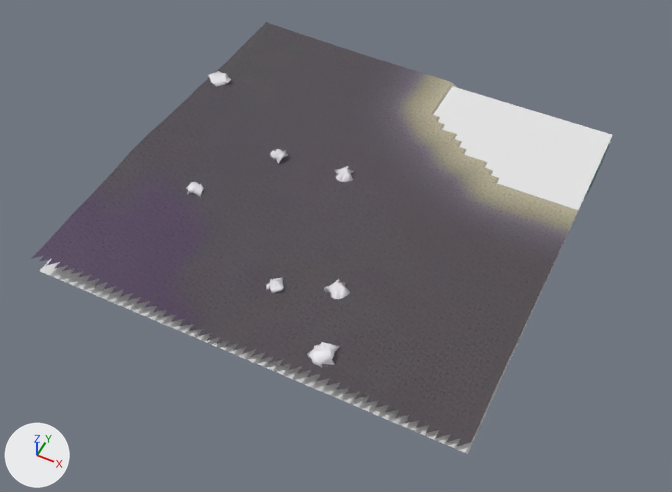
One commit to the glTF model eloria-assets/maps/continent-v2/saltsound/client/chunks/08_11/world.glb: the scene before it, then after it.
Camera for both pictures: a 50 mm camera at (-87.7, -190.4, 149.5) aimed at (-149.8, -66.2, -5.8). Lighting does not change. The marker at lower left points along +X, +Y and +Z. The picture after the commit comes second. Where no turn or scale is listed for an object, it has been applied to the vertices. Vertices at exactly the same position are counted once.

Names of what the first picture shows: 'AuthoredGround_saltsoundBase_saltsound_08_11', 'Crystal_Outcrop_13__amethyst_storm_rock', 'Terrain_saltsound_08_11', 'Water_saltsound_08_11' and 6 more.
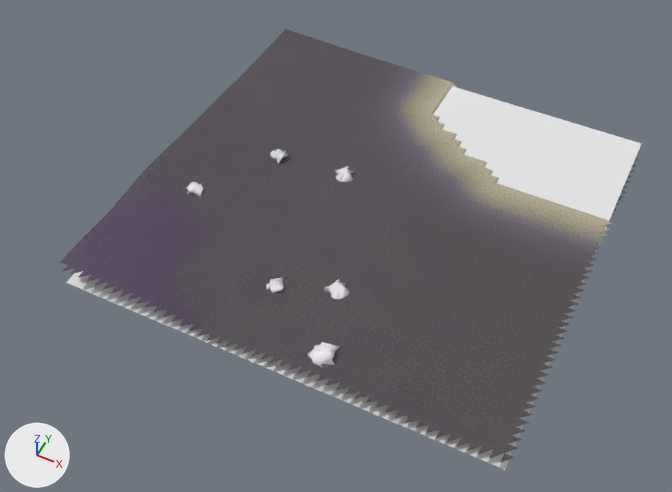
Diff of the bpy script that builds the scene:
```diff
--- a/eloria-assets/maps/continent-v2/saltsound/client/chunks/08_11/world.glb.py
+++ b/eloria-assets/maps/continent-v2/saltsound/client/chunks/08_11/world.glb.py
@@ me_terrain_saltsound_08_11 @@
 # used by ob_terrain_saltsound_08_11; location = (-2059.0, 6521.0, 0.0)
-me_terrain_saltsound_08_11.from_pydata(...)  # 2401 vertices, 4608 faces; spans x 1859.0..1955.0, y -6625.0..-6529.0, z -4.1..5.4
+me_terrain_saltsound_08_11.from_pydata(...)  # 2401 vertices, 4608 faces; spans x 1865.0..1961.0, y -6625.0..-6529.0, z -4.4..5.3
+# me_terrain_saltsound_08_11 part 1: 2401 of 2401 vertices moved; they spanned x 1859.0..1955.0, y -6625.0..-6529.0, z -4.1..5.4 and now span x 1865.0..1961.0, y -6625.0..-6529.0, z -4.4..5.3; mean shift (6.0, 0.0, -0.2)
 me_terrain_saltsound_08_11.materials.append(mat_continental_ground)
@@ me_water_saltsound_08_11 @@
 # used by ob_water_saltsound_08_11; location = (-2059.0, 6521.0, 0.0)
-me_water_saltsound_08_11.from_pydata(...)  # 4 vertices, 2 faces; spans x 1859.0..1955.0, y -6626.0..-6530.0, z 0.0
+me_water_saltsound_08_11.from_pydata(...)  # 4 vertices, 2 faces; spans x 1866.0..1962.0, y -6626.0..-6530.0, z 0.0
+# me_water_saltsound_08_11 part 2: the whole mesh is moved by (7.0, 0.0, 0.0)
 me_water_saltsound_08_11.materials.append(mat_water_sea)
@@ me_authoredground_saltsoundbase_saltsound_08_11 @@
 # used by ob_authoredground_saltsoundbase_saltsound_08_11; location = (-2059.0, 6521.0, 0.0)
-me_authoredground_saltsoundbase_saltsound_08_11.from_pydata(...)  # 2448 vertices, 4608 faces; spans x 1859.0..1955.0, y -6627.0..-6529.0, z -4.1..5.4
+me_authoredground_saltsoundbase_saltsound_08_11.from_pydata(...)  # 2496 vertices, 4608 faces; spans x 1865.0..1963.0, y -6627.0..-6529.0, z -4.5..5.3
+# me_authoredground_saltsoundbase_saltsound_08_11 part 3: 199 vertices added at x 1955.0..1963.0, y -6627.0..-6529.0, z -4.5..3.6
+# me_authoredground_saltsoundbase_saltsound_08_11 part 4: 151 vertices removed from x 1859.0..1865.0, y -6627.0..-6529.0, z 1.4..5.4
 me_authoredground_saltsoundbase_saltsound_08_11.materials.append(mat_authored_saltsoundbase)
@@ ob_crystal_outcrop_13__amethyst_storm_rock @@
-ob_crystal_outcrop_13__amethyst_storm_rock = bpy.data.objects.new('Crystal_Outcrop_13__amethyst_storm_rock', me_crystaloutcrop_6__amethyst_storm_rock)
-ob_crystal_outcrop_13__amethyst_storm_rock.location = (-197.2, -36.3, 2.5)
```

What differs and where, as boxes [x1, y1, x2, y2] in the pictures (672 x 492 px; the box of a moved part takes in the faces that stretch with it):
'AuthoredGround_saltsoundBase_saltsound_08_11', reshaped
    before: [31, 24, 611, 447]
    after: [61, 31, 640, 463]
'Water_saltsound_08_11', mesh moved
    before: [40, 86, 612, 454]
    after: [66, 86, 641, 470]
'Crystal_Outcrop_13__amethyst_storm_rock', deleted
    before: [208, 71, 231, 87]
part 1 of me_terrain_saltsound_08_11, moved or reshaped
    before: [263, 22, 611, 142]
    after: [61, 29, 287, 264]
part 3 of me_authoredground_saltsoundbase_saltsound_08_11, added
    after: [468, 158, 640, 463]
part 4 of me_authoredground_saltsoundbase_saltsound_08_11, deleted
    before: [31, 24, 285, 269]
